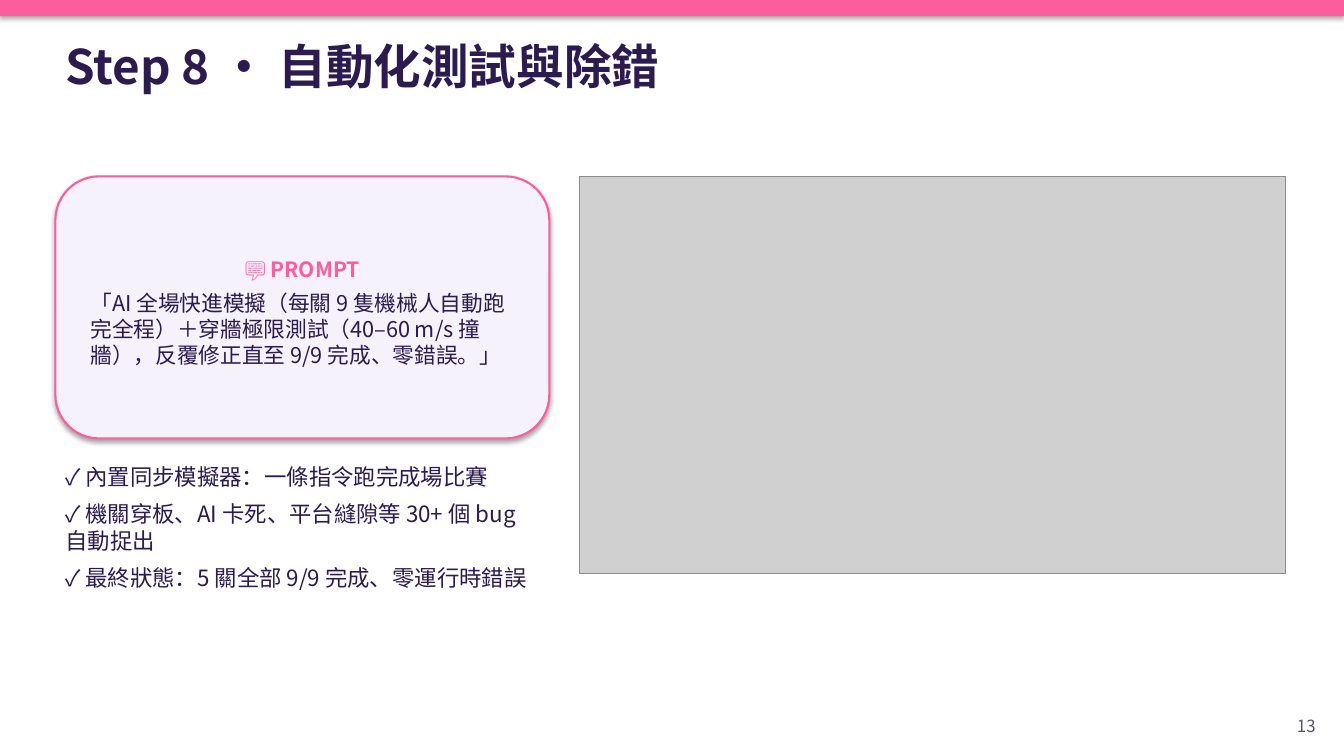
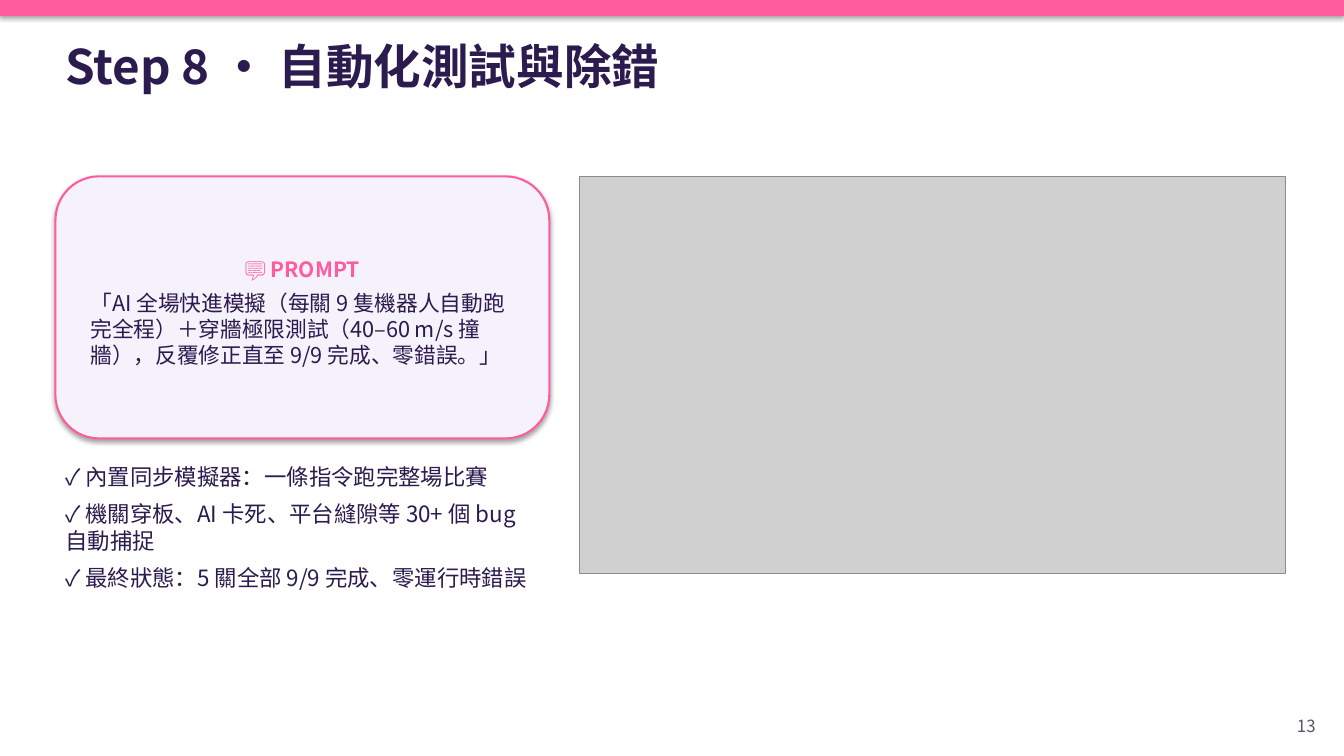
Before and after one commit to chengkaho98-svg/Mini3Dgame, a slide deck: slide 13 of 糖糖大亂鬥_AI開發Playbook.pptx. Drawn at 1344x756 pixels with LibreOffice and Linux fonts; fonts in the diff are those of the drawing; grey boxes stand for pictures. Boxes give left, top, right and bottom in pixels: in the first picture for what was removed or moved away, otherwise in the second. Text is boxed around its words. In the diff, an @@ line names an element or a change of style, - is before the commit and + after.

```diff
--- a/糖糖大亂鬥_AI開發Playbook.pptx
+++ b/糖糖大亂鬥_AI開發Playbook.pptx
@@ text in rounded rectangle at box(90, 292, 505, 367): text changed @@
-「AI 全場快進模擬（每關 9 隻機械人自動跑完全程）＋穿牆極限測試（40–60 m/s 撞牆），反覆修正直至 9/9 完成、零錯誤。」
+「AI 全場快進模擬（每關 9 隻機器人自動跑完全程）＋穿牆極限測試（40–60 m/s 撞牆），反覆修正直至 9/9 完成、零錯誤。」
@@ text at box(65, 466, 516, 551): text changed @@
-✓ 內置同步模擬器：一條指令跑完成場比賽
-✓ 機關穿板、AI 卡死、平台縫隙等 30+ 個 bug 自動捉出
+✓ 內置同步模擬器：一條指令跑完整場比賽
+✓ 機關穿板、AI 卡死、平台縫隙等 30+ 個 bug 自動捕捉
```
Also in this commit, not shown: 13 other slides changed, 32 other files.
